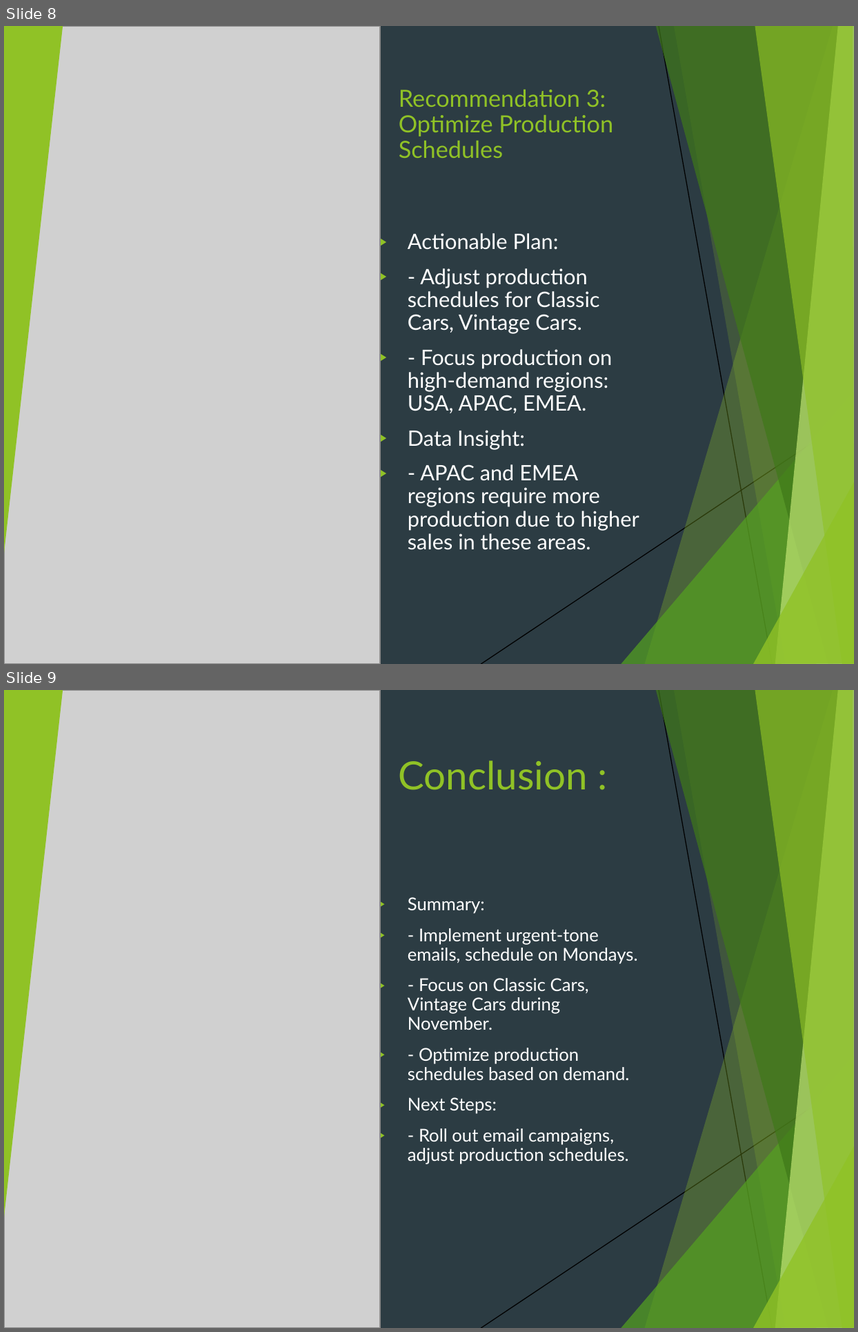
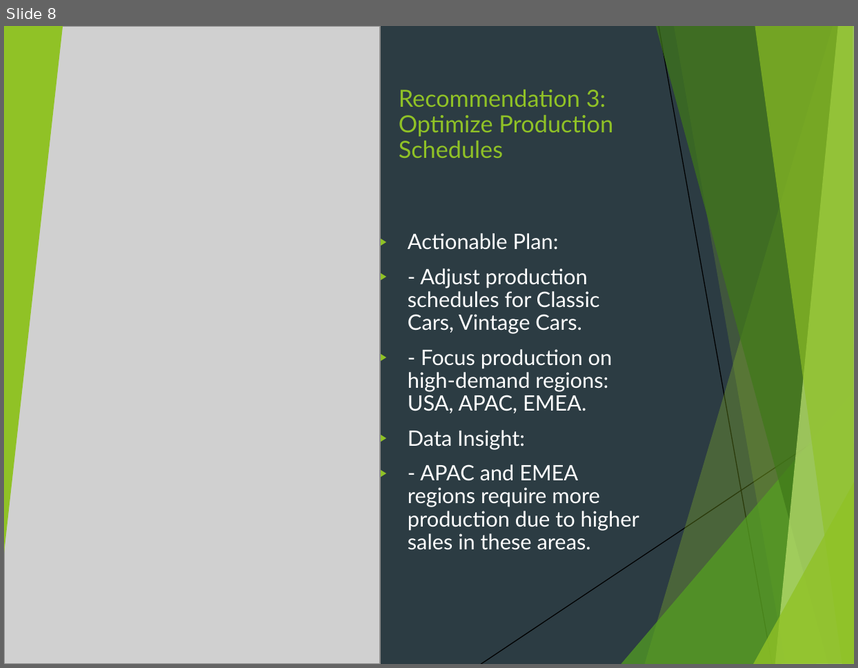
Before and after one commit to abduyea/Engineering-Resource-Analysis-and-Allocation, a slide deck: presentation/Timeless_Transport_Models_Presentatio.pptx. Shown one above the other, each under a label of ours: slides 8 and 9 before the commit, slide 8 after it. The pictures are 858x1332 and 858x668 pixels, drawn with LibreOffice and Linux fonts; fonts in the diff are those of the drawing; grey boxes stand for pictures. Boxes give left, top, right and bottom in pixels: in the first picture for what was removed or moved away, otherwise in the second. Text is boxed around its words. In the diff, an @@ line names an element or a change of style, - is before the commit and + after.

```diff
--- a/presentation/Timeless_Transport_Models_Presentatio.pptx
+++ b/presentation/Timeless_Transport_Models_Presentatio.pptx
@@ slide 9 removed at (4,690,854,1328), background #2C3C43; not listed: 10 template elements that a slide beside it also shows @@
@@ picture removed at (4,690,380,1328) @@
@@ triangle removed at (4,690,63,1217) @@
@@ title removed at (399,760,588,790) @@
-Conclusion :
@@ text removed at (408,897,637,1164) @@
-▶ Summary:
-▶ - Implement urgent-tone emails, schedule on Mondays.
-▶ - Focus on Classic Cars, Vintage Cars during November.
-▶ - Optimize production schedules based on demand.
-▶ Next Steps:
-▶ - Roll out email campaigns, adjust production schedules.
```
Also in this commit, not shown: 6 slides changed, 1 slide added, 3 other files.
